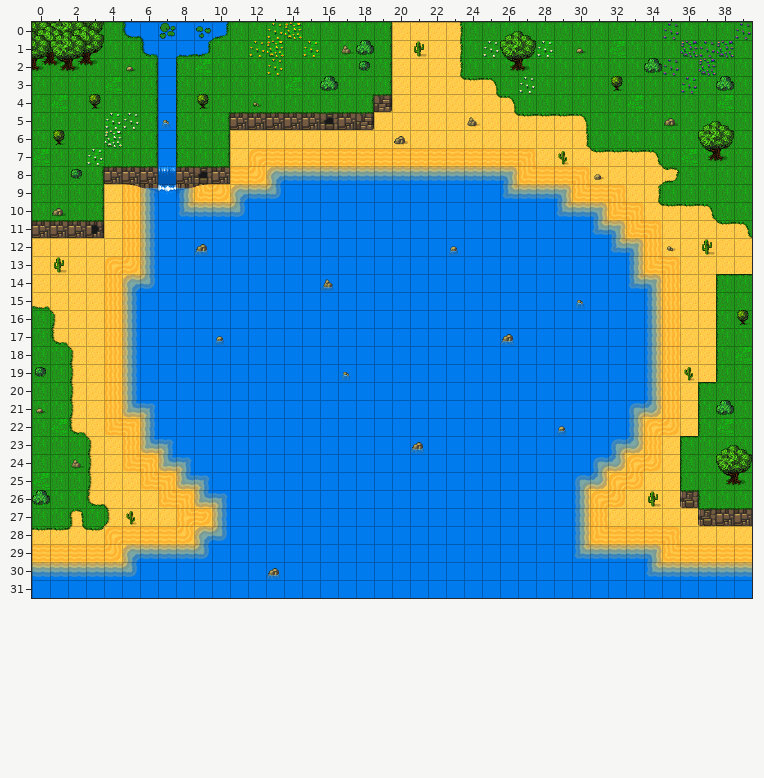
Tiled map, stored at map2.tmx. That is the earlier state.
Cells are 32x32 px. Shown: x 0..39, y 0..31.
And afterwards:
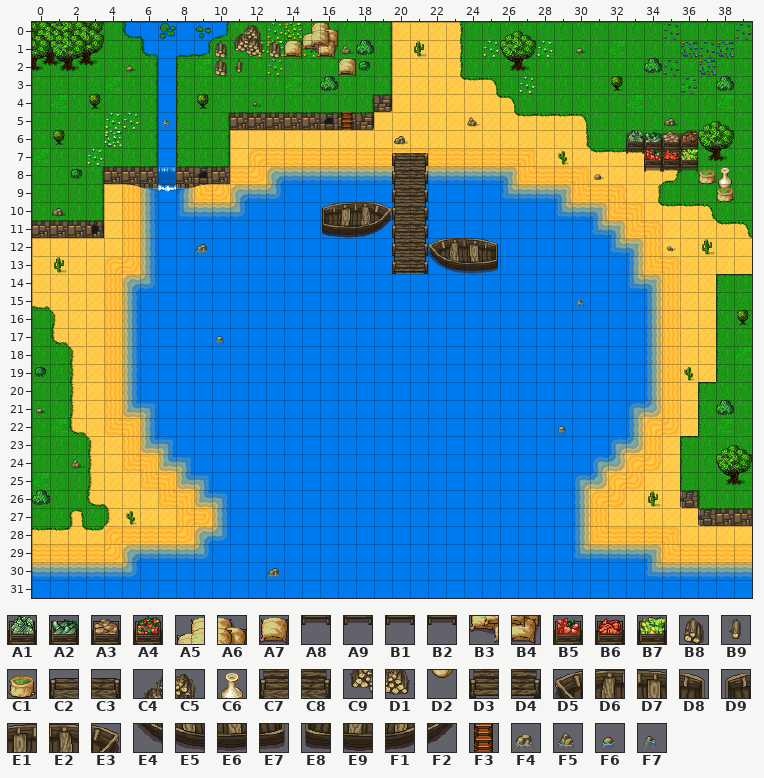
Key: from "PathAndObjects": A1 124, A2 125, A3 126, A4 127, A5 137, A6 138, A7 139, A8 140, A9 141, B1 142, B2 143, B3 153, B4 154, B5 156, B6 157, B7 159, B8 165, B9 166, C1 167, C2 179, C3 181, C4 183, C5 184, C6 188, C7 195, C8 197, C9 199, D1 200, D2 204, D3 211, D4 213, D5 224, D6 225, D7 226, D8 227, D9 228, E1 229, E2 230, E3 231, E4 240, E5 241, E6 242, E7 243, E8 244, E9 245, F1 246, F2 247; from "Slates v.2 [32x32px orthogonal": F3 300, F4 456, F5 457, F6 458, F7 459.
__ is an empty cell.
Tiles of an added or newly shown layer are drawn over the layers below it.
Difference:
Layer "background2":
y 12: x 23 F6 -> __
y 14: x 16 F5 -> __
y 17: x 26 F4 -> __
y 19: x 17 F7 -> __
y 23: x 21 F4 -> __
Layer "Quete 1 Bouffe/quete 1" (added):
y 7: x 33..36 __ __ __ __ -> A8 A9 B1 B2
y 8: x 34..36 __ __ __ -> A9 B1 B2
y 9: x 38 __ -> D2
Layer "Quete 1 Bouffe/quete 1 #2" (added):
y 6: x 33..36 __ __ __ __ -> A1 A2 A3 A4
y 7: x 34..36 __ __ __ -> B5 B6 B7
y 8: x 37..38 __ __ -> C1 C6
y 9: x 38 __ -> C1
Layer "Quete 2 Ressource/quete 2" (added):
y 0: x 11..12 __ __ -> C4 C5; x 15..16 __ __ -> A5 A6
y 1: x 10..16 __ __ __ __ __ __ __ -> B8 C9 D1 B8 A7 B3 B4
y 2: x 10..11 __ __ -> B8 B9; x 17 __ -> A7
Layer "Quete 3/Boat" (added):
y 10: x 16..19 __ __ __ __ -> D9 E1 E2 E3
y 11: x 16..19 __ __ __ __ -> E8 E9 F1 F2
y 12: x 22..25 __ __ __ __ -> D5 D6 D7 D8
y 13: x 22..25 __ __ __ __ -> E4 E5 E6 E7
Layer "Quete 3/Quai" (added):
y 5: x 17 __ -> F3
y 7: x 20..21 __ __ -> C2 C3
y 8..12: x 20..21 __ __ -> C7 C8
y 13: x 20..21 __ __ -> D3 D4
Pixel boxes of the changes (left, top, right, bottom) in both pictures:
added: (215, 22, 356, 76)
added: (341, 112, 353, 130)
added: (626, 130, 734, 202)
changed: (322, 153, 498, 274)
removed: (320, 279, 334, 292)
removed: (500, 334, 515, 346)
removed: (341, 372, 351, 381)
removed: (410, 442, 425, 454)
